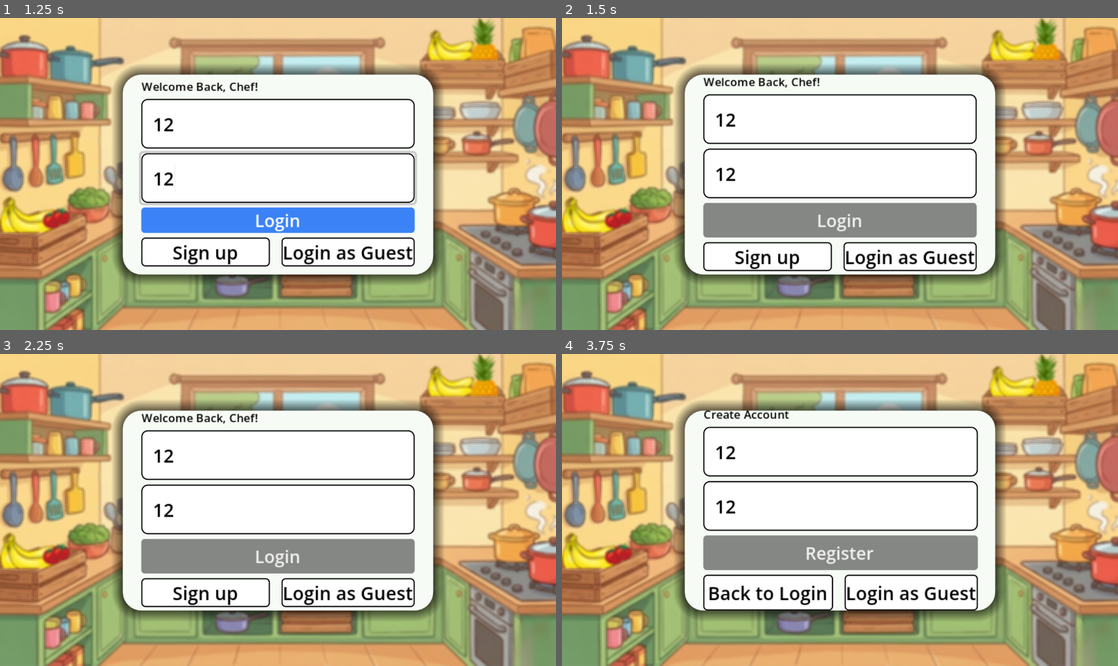
Above: before the commit, frames 1-4 (two rows, left to right).
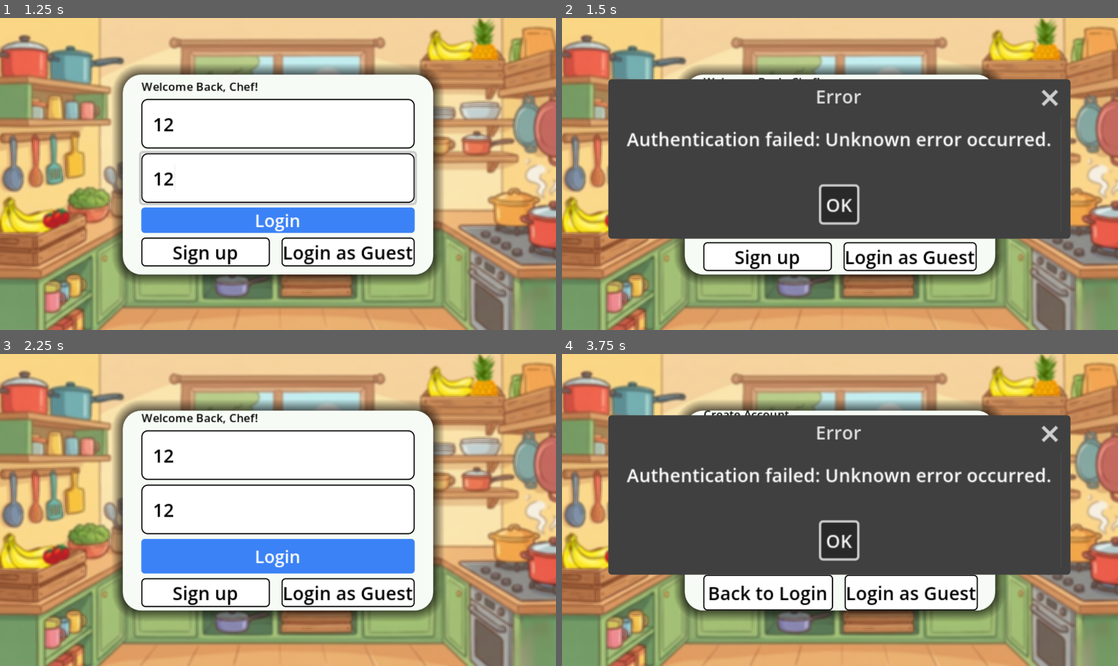
Above: after the commit, the same moments.

Repository: Askeladd325/MainMenu
Game: Godot game, scene res://authmenu.tscn
The game is run twice, just before and just after one commit, with the same random seed, the same clock (stepped at 60 frames per second) and the same inputs.
Inputs (mouse positions are in pixels of both pictures, inside the frame that each line leads up to):
- Up to frame 1 (1.25 s): click (278, 124) at 0.52 s; type "12" at 0.6 s; click (278, 177) at 0.75 s; type "12" at 0.83 s
- Up to frame 2 (1.5 s): click "Login" at 1.25 s
- Up to frame 3 (2.25 s): click (278, 541) at 2 s, where only the run after the commit has a clickable "OK"
- Up to frame 4 (3.75 s): click "Sign up" at 2.75 s; click "Register" at 3.5 s

Frame 1 is identical in both runs. In frame 2, 42% of the frame differs, in the area x 8-92%, y 19-71%; in frame 3, 5.4%; in frame 4, 42%.
Error before the commit: Invalid call. Nonexistent function 'get' in base 'Nil'. (res://authmenu.gd:83)

Commit message:
updated 2.0

Diff:
--- a/authmenu.gd
+++ b/authmenu.gd
@@ -3,7 +3,9 @@
 enum Mode { SIGN_IN, SIGN_UP }
 var current_mode: Mode = Mode.SIGN_IN
 
-const FIREBASE_API_KEY: String = "AIzaSyAW7iwWwVLejpb_KJN_k7F2MOfZQNQFwr0"
+# 👉 PASTE YOUR SUPABASE DETAILS HERE 👈
+const SUPABASE_URL: String = "https://sgudgjdlynzryhneiftk.supabase.co"       # e.g., "https://xyz.supabase.co"
+const SUPABASE_ANON_KEY: String = "eyJhbGciOiJIUzI1NiIsInR5cCI6IkpXVCJ9.eyJpc3MiOiJzdXBhYmFzZSIsInJlZiI6InNndWRnamRseW56cnlobmVpZnRrIiwicm9sZSI6ImFub24iLCJpYXQiOjE3OTIzMzA3NjMsImV4cCI6MjEwNzkwNjc2M30.vmpNsNX3mtU0_zhBvrCvvUg7lAAoE8_6nzW1wjAmbLI"     # Your long public anon key string
 
 @onready var title_label: Label = $Panel/MarginContainer/VBoxContainer/Label
 @onready var email_input: LineEdit = $Panel/MarginContainer/VBoxContainer/email
@@ -25,7 +27,6 @@
 	http_request.request_completed.connect(_on_request_completed)
 
 	NetworkManager.connection_status_changed.connect(_on_network_status_changed)
-
 	NetworkManager.check_connection()
 
 func _on_network_status_changed(is_online: bool) -> void:
@@ -56,46 +57,42 @@
 
 	var url: String = ""
 	if current_mode == Mode.SIGN_UP:
-		url = "https://identitytoolkit.googleapis.com/v1/accounts:signUp?key=" + FIREBASE_API_KEY
+		url = SUPABASE_URL + "/auth/v1/signup"
 	else:
-		url = "https://identitytoolkit.googleapis.com/v1/accounts:signInWithPassword?key=" + FIREBASE_API_KEY
+		url = SUPABASE_URL + "/auth/v1/token?grant_type=password"
 
 	var payload = JSON.stringify({
 		"email": email,
-		"password": password,
-		"returnSecureToken": true
+		"password": password
 	})
 
-	var headers = ["Content-Type: application/json"]
+	var headers = [
+		"Content-Type: application/json",
+		"apikey: " + SUPABASE_ANON_KEY
+	]
+
 	http_request.request(url, headers, HTTPClient.METHOD_POST, payload)
 
 func _on_request_completed(_result: int, response_code: int, _headers: PackedStringArray, body: PackedByteArray) -> void:
 	submit_button.disabled = false
 	var response = JSON.parse_string(body.get_string_from_utf8())
 
-	if response_code == 200:
-		var user_id = response.get("localId", "")
-		var id_token = response.get("idToken", "")
-		print("Authentication Successful! User ID: ", user_id)
-
+	# Supabase returns 200 or 201 on success
+	if response_code == 200 or response_code == 201:
+		print("Supabase Authentication Successful!")
 		get_tree().change_scene_to_file("res://node_2d.tscn")
 	else:
-		var error_data = response.get("error", {})
-		var firebase_msg: String = error_data.get("message", "UNKNOWN_ERROR")
+		# Extract error message cleanly from Supabase's error response structure
+		var error_msg: String = "Unknown error occurred."
+		if response:
+			if response.has("msg"):
+				error_msg = response.get("msg")
+			elif response.has("error_description"):
+				error_msg = response.get("error_description")
+			elif response.has("message"):
+				error_msg = response.get("message")
 
-		match firebase_msg:
-			"EMAIL_NOT_FOUND":
-				show_error_popup("No account exists with this email address. Please sign up first!")
-			"INVALID_PASSWORD", "INVALID_LOGIN_CREDENTIALS":
-				show_error_popup("Incorrect email or password. Please try again.")
-			"EMAIL_EXISTS":
-				show_error_popup("An account with this email already exists.")
-			"INVALID_EMAIL":
-				show_error_popup("Please enter a valid email address.")
-			"WEAK_PASSWORD : Password should be at least 6 characters":
-				show_error_popup("Password must be at least 6 characters long.")
-			_:
-				show_error_popup("Authentication failed: " + firebase_msg)
+		show_error_popup("Authentication failed: " + error_msg)
 
 func _on_guest_button_pressed() -> void:
 	print("Proceeding in Guest/Offline mode...")
--- a/networkmanagement.gd
+++ b/networkmanagement.gd
@@ -15,7 +15,7 @@
 func check_connection() -> void:
 	_http_request.cancel_request()
 
-	var err = _http_request.request("https://1.1.1.1")
+	var err = _http_request.request("http://1.1.1.1")
 	if err != OK:
 		_set_online(false)
 
